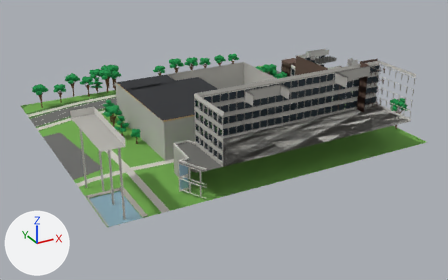
A saved change to the FBX model unity/KatsushikaCampusDays/Assets/Models/Interiors/gym.fbx.
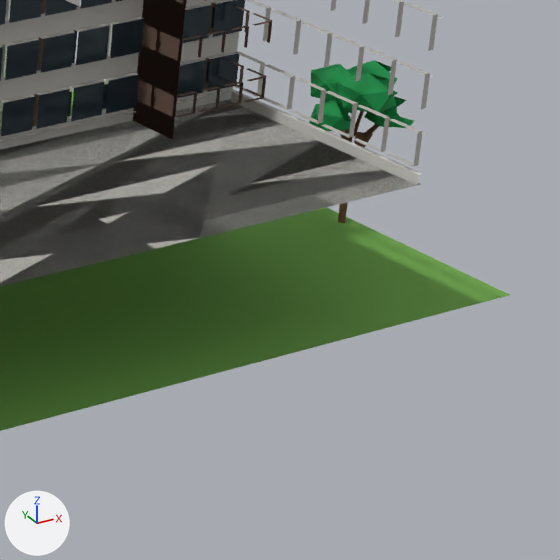
The first picture shows the older version from a 50 mm lens placed at (-98.9, -165.1, 87.1), pointed at (2.3, 18.9, -4.9). The close-ups show the older and then the newer version on the part from 74% to 98% of the width and 31% to 69% of the height of that picture. Only the edits that show in the close-ups are written down. Arrows for +X, +Y and +Z are at lower left; the lights stay in place. Where no turn or scale is listed for an object, it has been applied to the vertices.

In view in the first close-up: 'ext_gym', 'ext_gym_trees'.
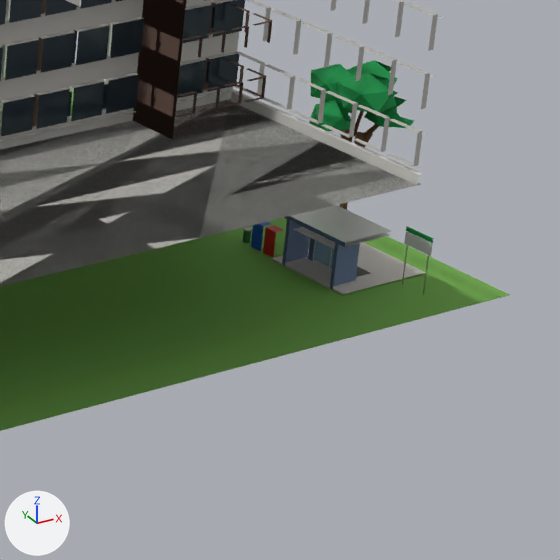
What differs and where, as boxes (x1, y1, x2, y2) in the close-ups (560 x 560 px):
part 1 of me_ext_gym, added: after (243, 205, 434, 295)

The change, as a list of edits to the scene's bpy script:
```text
Add mat_vending_red:
    mat_vending_red = principled_material('vending_red')
    mat_vending_red.base_color = (0.539, 0.01, 0.009)  # red #c21918
    mat_vending_red.roughness = 0.45
Add mat_bin_green:
    mat_bin_green = principled_material('bin_green')
    mat_bin_green.base_color = (0.022, 0.133, 0.04)  # dark green #296638
    mat_bin_green.roughness = 0.6
Add mat_vending_blue:
    mat_vending_blue = principled_material('vending_blue')
    mat_vending_blue.base_color = (0.005, 0.089, 0.479)  # blue #1054b8
    mat_vending_blue.roughness = 0.45
Change me_ext_gym:
    used by ob_ext_gym; location = (0.0, 0.0, 0.0)
    remove me_ext_gym.from_pydata(...)  # 3871 vertices, 2039 faces; spans x -57.8..57.8, y -26.5..78.2, z 0.0..29.4
    add me_ext_gym.from_pydata(...)  # 4057 vertices, 2131 faces; spans x -57.8..57.8, y -26.5..78.2, z 0.0..29.4
    me_ext_gym part 1: 186 vertices added at x 48.2..55.4, y -23.9..-11.0, z 0.0..4.0
    add me_ext_gym.materials.append(mat_bin_green)  # dark green #296638
    add me_ext_gym.materials.append(mat_vending_red)  # red #c21918
    add me_ext_gym.materials.append(mat_vending_blue)  # blue #1054b8
```
